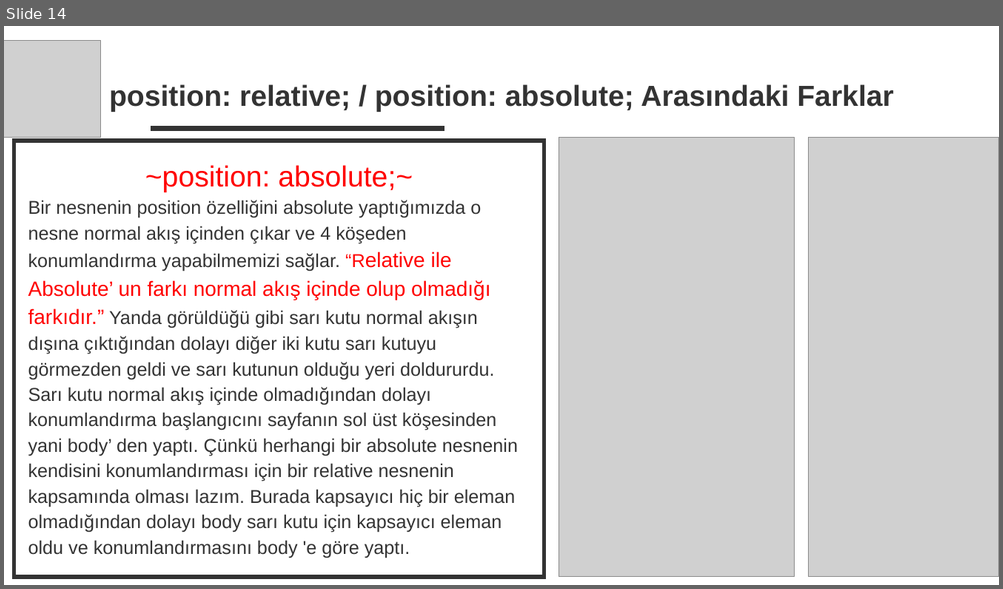
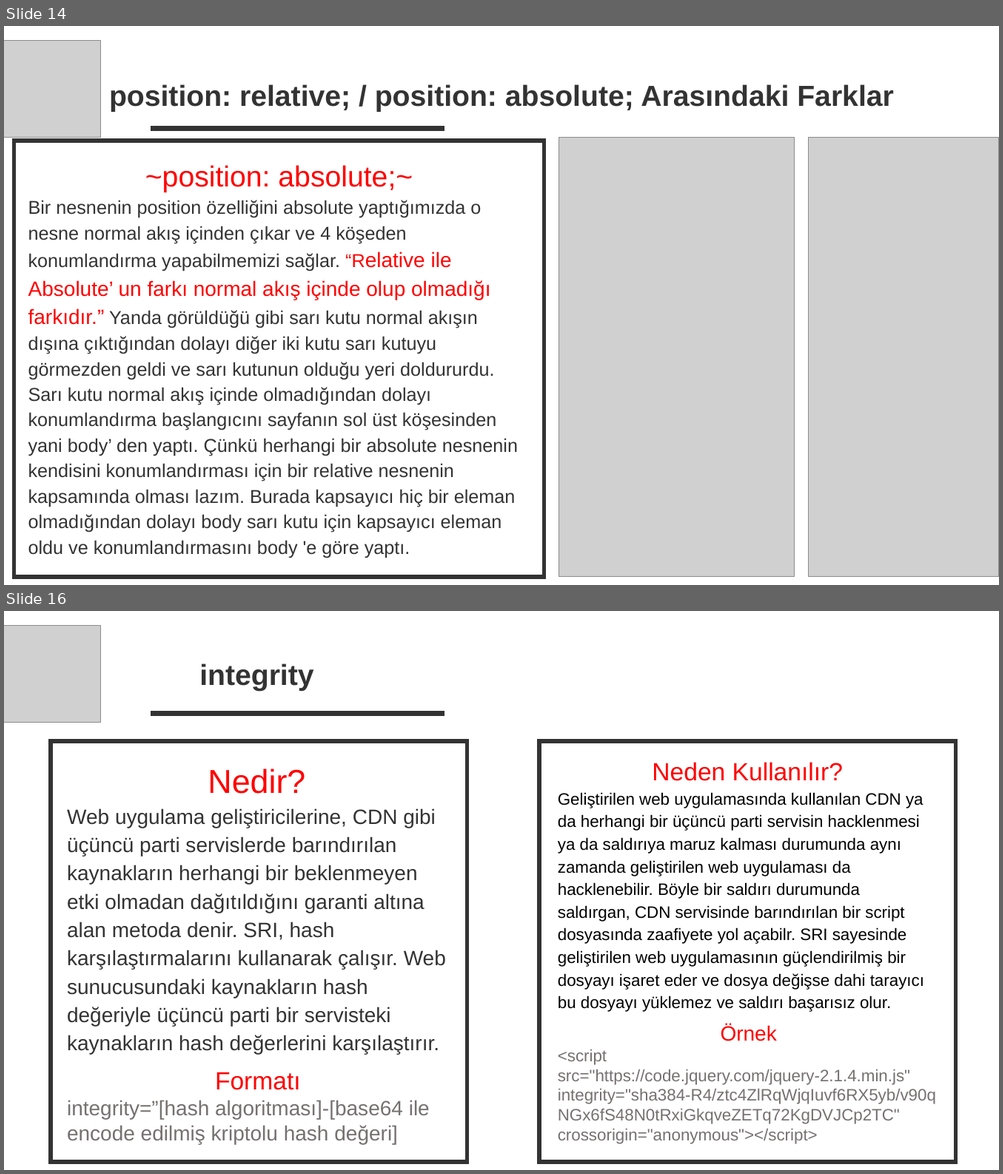
Before and after one commit to TechCareer-FrontEnd-1/tubisad-frontend-wjolnir, a slide deck: Research Homeworks/Research Homeworks.pptx. Shown one above the other, each under a label of ours: slide 14 before the commit, slides 14 and 16 after it; the slides between them are not shown. The pictures are 1003x589 and 1003x1174 pixels, drawn with LibreOffice and Linux fonts; fonts in the diff are those of the drawing; grey boxes stand for pictures. Boxes give left, top, right and bottom in pixels: in the first picture for what was removed or moved away, otherwise in the second. Text is boxed around its words. In the diff, an @@ line names an element or a change of style, - is before the commit and + after.

```diff
--- a/Research Homeworks/Research Homeworks.pptx
+++ b/Research Homeworks/Research Homeworks.pptx
@@ slide 16 added at <box>4,611,999,1170</box>, background #FFFFFF @@
@@ picture added at <box>4,625,101,722</box> @@
@@ text added at <box>199,664,313,691</box>, 28 pt, text #333333, bold @@
+integrity
@@ line added from (444, 713) to (151, 713), #333333 5 pt @@
@@ rectangle added at <box>51,741,466,1162</box>, outline #333333 4 pt @@
@@ rectangle added at <box>539,741,956,1162</box>, outline #333333 4 pt @@
@@ text added at <box>558,762,924,1012</box>, 16 pt, text #000000 @@
+Neden Kullanılır?
+Geliştirilen web uygulamasında kullanılan CDN ya da herhangi bir üçüncü parti servisin hacklenmesi ya da saldırıya maruz kalması durumunda aynı zamanda geliştirilen web uygulaması da hacklenebilir. Böyle bir saldırı durumunda saldırgan, CDN servisinde barındırılan bir script dosyasında zaafiyete yol açabilr. SRI sayesinde geliştirilen web uygulamasının güçlendirilmiş bir dosyayı işaret eder ve dosya değişse dahi tarayıcı bu dosyayı yüklemez ve saldırı başarısız olur.
@@ text added at <box>67,769,446,1054</box>, 20 pt, text #333333 @@
+Nedir?
+Web uygulama geliştiricilerine, CDN gibi üçüncü parti servislerde barındırılan kaynakların herhangi bir beklenmeyen etki olmadan dağıtıldığını garanti altına alan metoda denir. SRI, hash karşılaştırmalarını kullanarak çalışır. Web sunucusundaki kaynakların hash değeriyle üçüncü parti bir servisteki kaynakların hash değerlerini karşılaştırır.
@@ text added at <box>558,1025,936,1145</box>, 16 pt, text #767171 @@
+Örnek
+<script src="https://code.jquery.com/jquery-2.1.4.min.js" integrity="sha384-R4/ztc4ZlRqWjqIuvf6RX5yb/v90qNGx6fS48N0tRxiGkqveZETq72KgDVJCp2TC" crossorigin="anonymous"></script>
@@ text added at <box>67,1073,430,1145</box>, 20 pt, text #767171 @@
+Formatı
+integrity=”[hash algoritması]-[base64 ile encode edilmiş kriptolu hash değeri]
```
Also in this commit, not shown: 3 other slides added, 1 other file.
